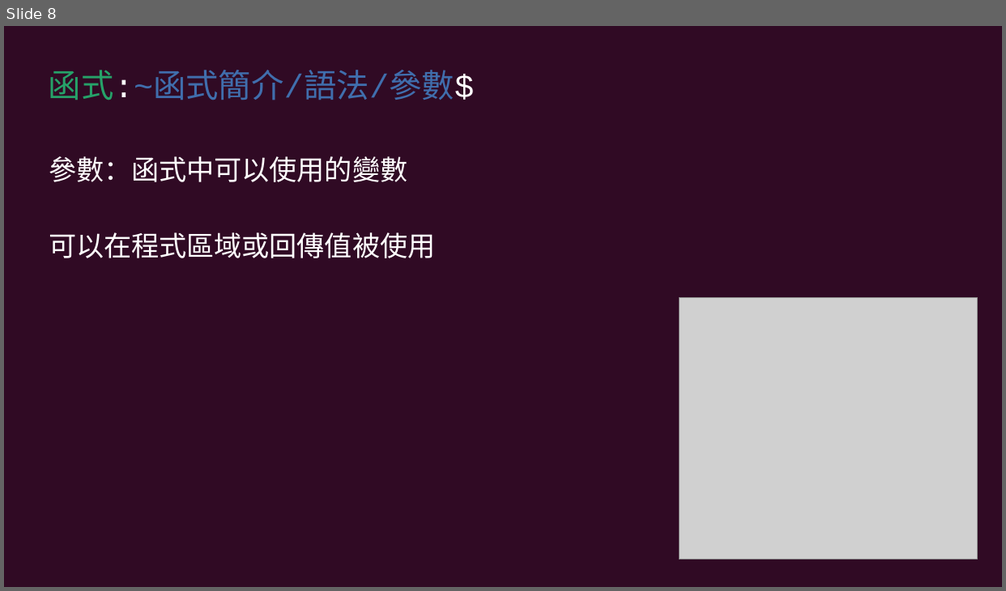
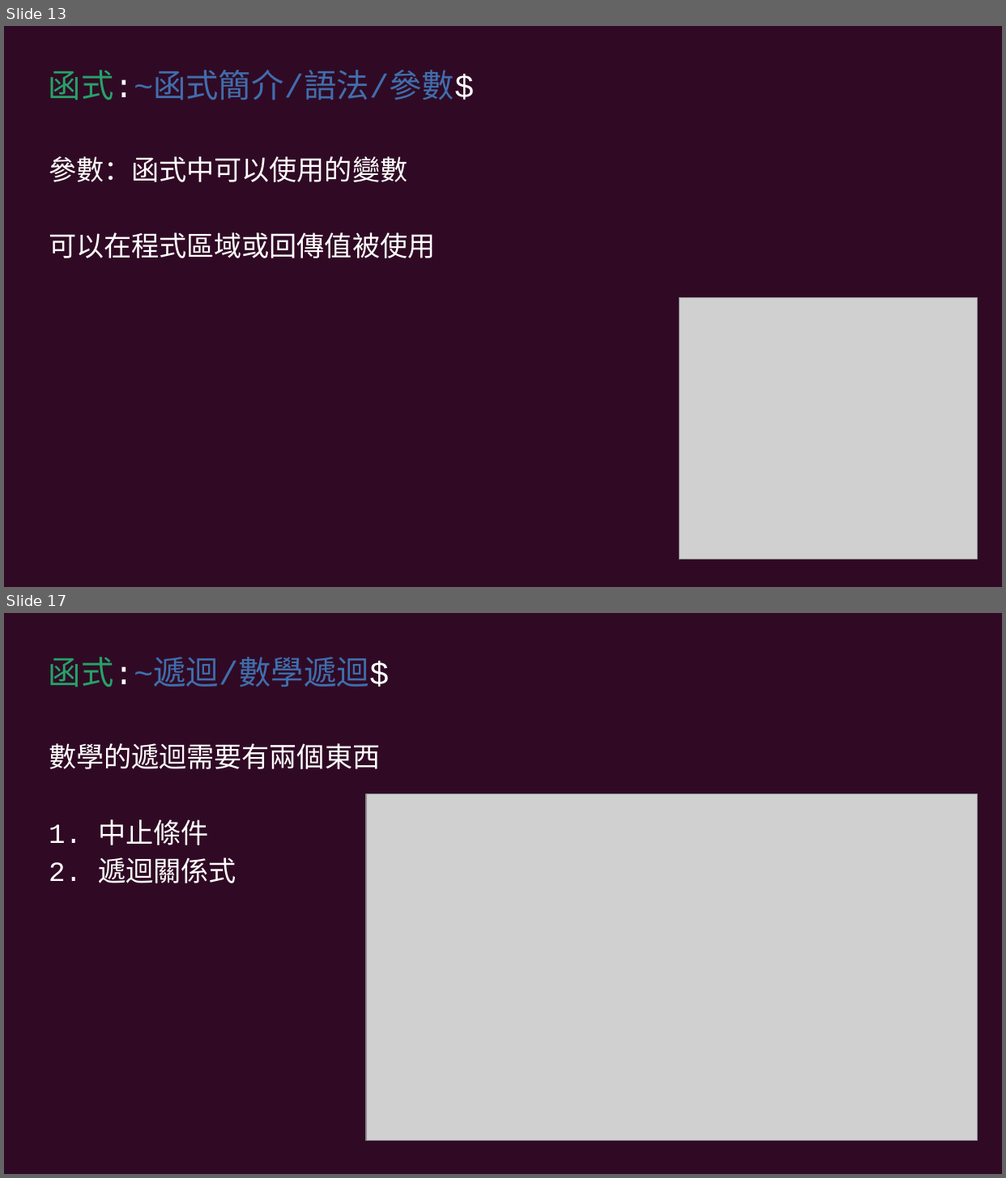
Before and after one commit to cyic-26th/presentations, a slide deck: 12.function/第十二次社課簡報.odp. Shown one above the other, each under a label of ours: slide 8 before the commit, slides 13 and 17 after it; the slides between them are not shown. The pictures are 1006x591 and 1006x1178 pixels, drawn with LibreOffice and Linux fonts; fonts in the diff are those of the drawing; grey boxes stand for pictures. Boxes give left, top, right and bottom in pixels: in the first picture for what was removed or moved away, otherwise in the second. Text is boxed around its words. In the diff, an @@ line names an element or a change of style, - is before the commit and + after.

```diff
--- a/12.function/第十二次社課簡報.odp
+++ b/12.function/第十二次社課簡報.odp
@@ slide 17 added at (x1=4, y1=613, x2=1002, y2=1174), background #300A24 @@
@@ text added at (x1=49, y1=657, x2=389, y2=687), 26 pt, text #406EAD @@
+函式:~遞迴/數學遞迴$
@@ text added at (x1=49, y1=743, x2=380, y2=884), 22 pt, text #FFFFFF @@
+數學的遞迴需要有兩個東西
+1. 中止條件
+2. 遞迴關係式
@@ picture added at (x1=366, y1=794, x2=978, y2=1141) @@
@@ what was slide 8 is now slide 13 @@
```
Also in this commit, not shown: 3 slides changed, 11 other slides added, 3 slides removed, 2 other files.
